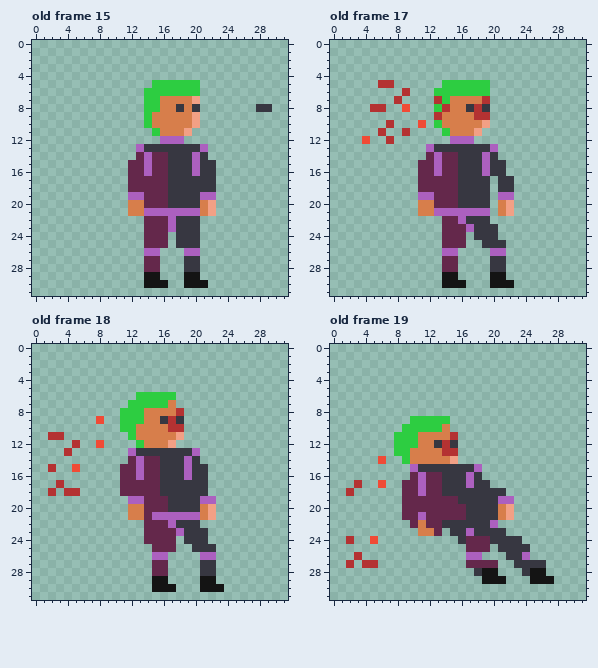
One commit to this pixel-art file: assets/asesprite/citizen1.ase. This is how it looked before the edit.
32x32 pixels, 21 frames. Shown: old frame 15, old frame 17, old frame 18, old frame 19. The commit also changed other frames, which this record leaves out.
After:
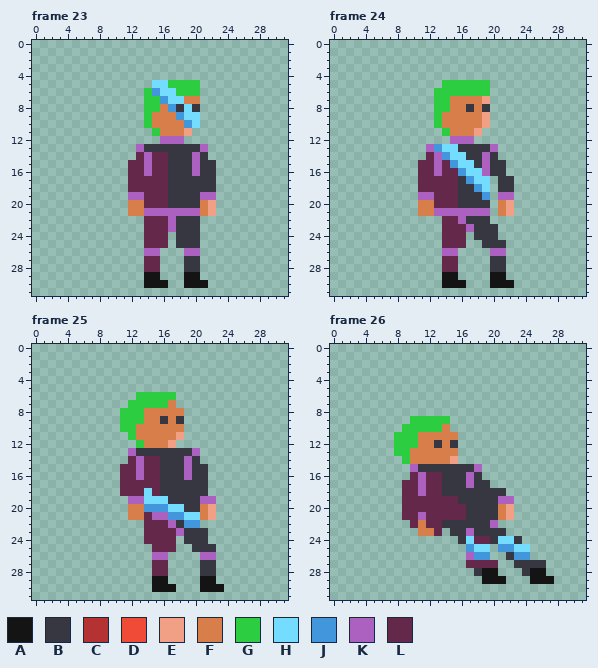
Palette (. is transparent): A #141414  B #373741  C #b43232  D #f04b36  E #f2a085  F #d77e4b  G #2dcd41  H #73dcff  J #4196dc  K #ac60bf  L #64284b
A new or re-ordered frame is compared with the old frame closest to it.
Message: Add replicant citizens
Diff:
frames 21 -> 28
Frame 23 is new; against old frame 15:
y 5: x 15..16 GG -> HH
y 6: x 15..17 GGG -> JHH
y 7: x 16..18 FFF -> JHH; x 20 E -> F
y 8: x 17 F -> J; x 19 F -> H; x 28..29 BB -> ..
y 9: x 18..20 FFE -> JHH
y 10: x 19..20 FE -> JH
Frame 24 is new; against old frame 17:
y 5: x 6..7 CC -> ..
y 6: x 9 C -> .
y 7: x 8 C -> .; x 13 C -> G; x 19 C -> E
y 8: x 5..6 CC -> ..; x 9 D -> .; x 14 C -> G; x 18 C -> F
y 9: x 13 C -> G; x 18..19 CC -> FE
y 10: x 7 C -> .; x 11 D -> .
y 11: x 6 C -> .; x 9 C -> .
y 12: x 4 D -> .; x 7 C -> .
y 13: x 13..15 BBB -> JHH
y 14: x 14..16 LLB -> JHH
y 15: x 15..17 LBB -> JHH
y 16: x 16..18 BBB -> JHH
y 17: x 17..19 BBB -> JHH
y 18: x 18..19 BB -> JH
y 19: x 19 B -> J
Frame 25 is new; against old frame 18:
y 8: x 18 C -> F
y 9: x 8 D -> .; x 17 C -> F
y 10: x 17..18 CC -> FF
y 11: x 2..3 CC -> ..
y 12: x 5 C -> .; x 8 D -> .
y 13: x 4 C -> .
y 15: x 2 C -> .; x 5 D -> .
y 17: x 3 C -> .
y 18: x 2 C -> .; x 4..5 CC -> ..; x 14 L -> H
y 19: x 14..16 LLL -> HHH
y 20: x 14..18 LLLBB -> JJJHH
y 21: x 17..20 KKKK -> JJHH
y 22: x 19..20 BB -> JJ
Frame 26 is new; against old frame 19:
y 11: x 15 C -> F
y 12: x 14 C -> F
y 13: x 14..15 CC -> FF
y 14: x 6 D -> .
y 17: x 3 C -> .; x 6 D -> .
y 18: x 2 C -> .
y 24: x 2 C -> .; x 5 D -> .; x 17 L -> H; x 21..22 BB -> HH
y 25: x 17..19 LLL -> JHH; x 21..24 BBBB -> JJHH
y 26: x 3 C -> .; x 18..19 K. -> JJ; x 23..24 BK -> JJ
y 27: x 2 C -> .; x 4..5 CC -> ..
